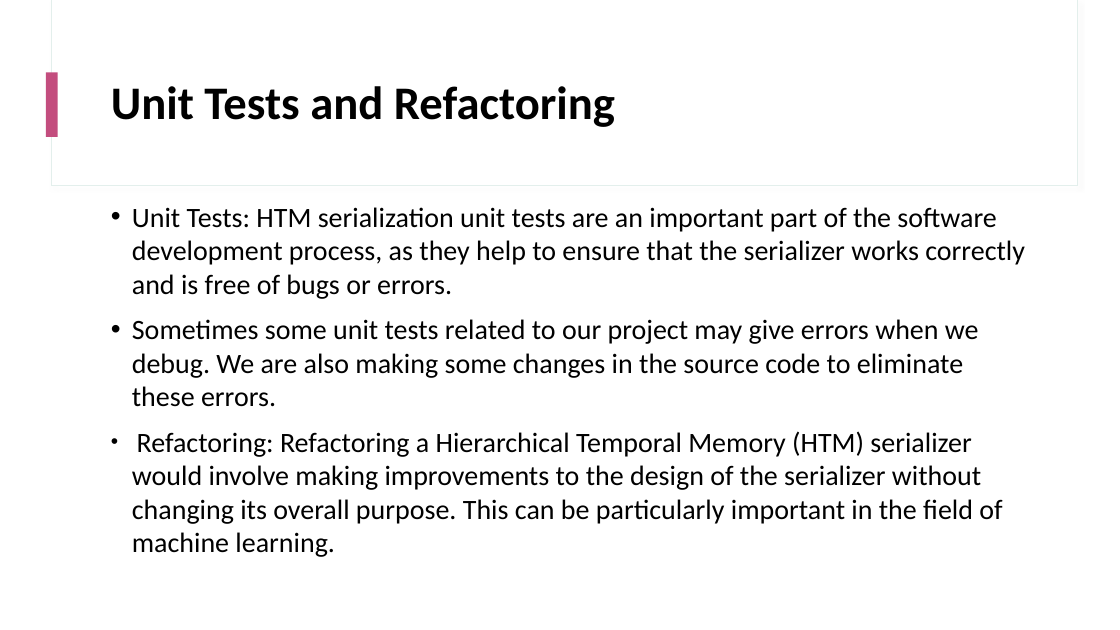
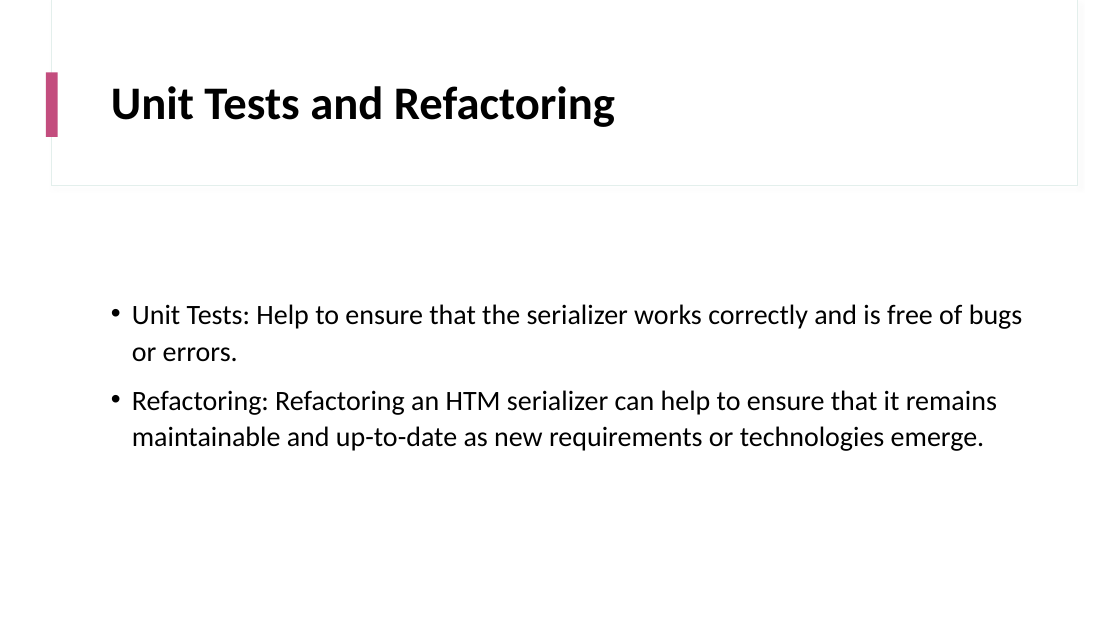
Before and after one commit to KandilKhaled/neocortexapi, a slide deck: slide 5 of Erdi_ProjectWork/Project_Presentation.pptx. Drawn at 1120x630 pixels with LibreOffice and Linux fonts; fonts in the diff are those of the drawing. Boxes give left, top, right and bottom in pixels: in the first picture for what was removed or moved away, otherwise in the second. Text is boxed around its words. In the diff, an @@ line names an element or a change of style, - is before the commit and + after.

Commit message:
works in pptx

```diff
--- a/Erdi_ProjectWork/Project_Presentation.pptx
+++ b/Erdi_ProjectWork/Project_Presentation.pptx
@@ text at (x1=132, y1=304, x2=1023, y2=451): text changed @@
-• Unit Tests: HTM serialization unit tests are an important part of the software development process, as they help to ensure that the serializer works correctly and is free of bugs or errors.
-• Sometimes some unit tests related to our project may give errors when we debug. We are also making some changes in the source code to eliminate these errors.
-• Refactoring: Refactoring a Hierarchical Temporal Memory (HTM) serializer would involve making improvements to the design of the serializer without changing its overall purpose. This can be particularly important in the field of machine learning.
+• Unit Tests: Help to ensure that the serializer works correctly and is free of bugs or errors.
+• Refactoring: Refactoring an HTM serializer can help to ensure that it remains maintainable and up-to-date as new requirements or technologies emerge.
```
Also in this commit, not shown: 4 other slides changed.
